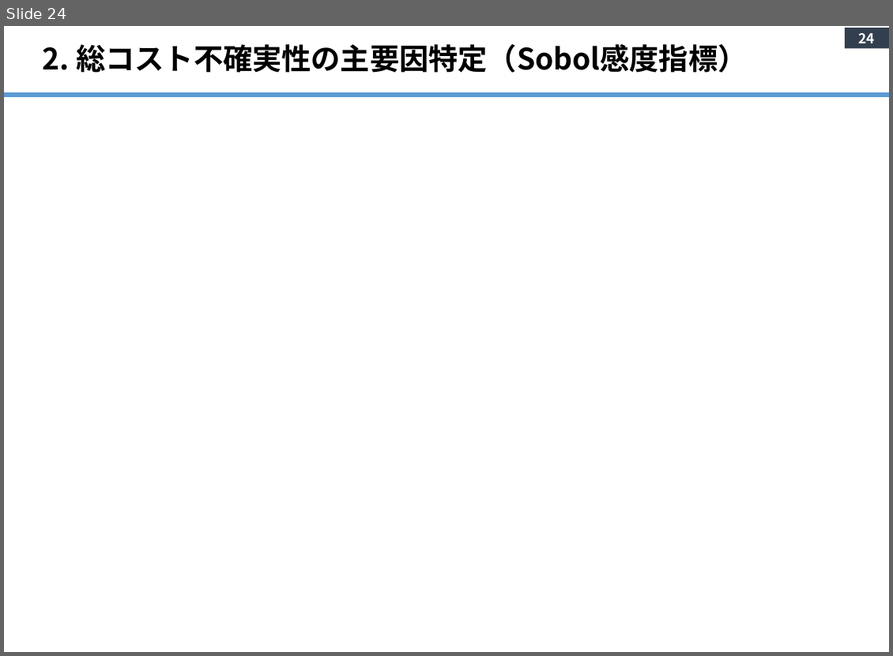
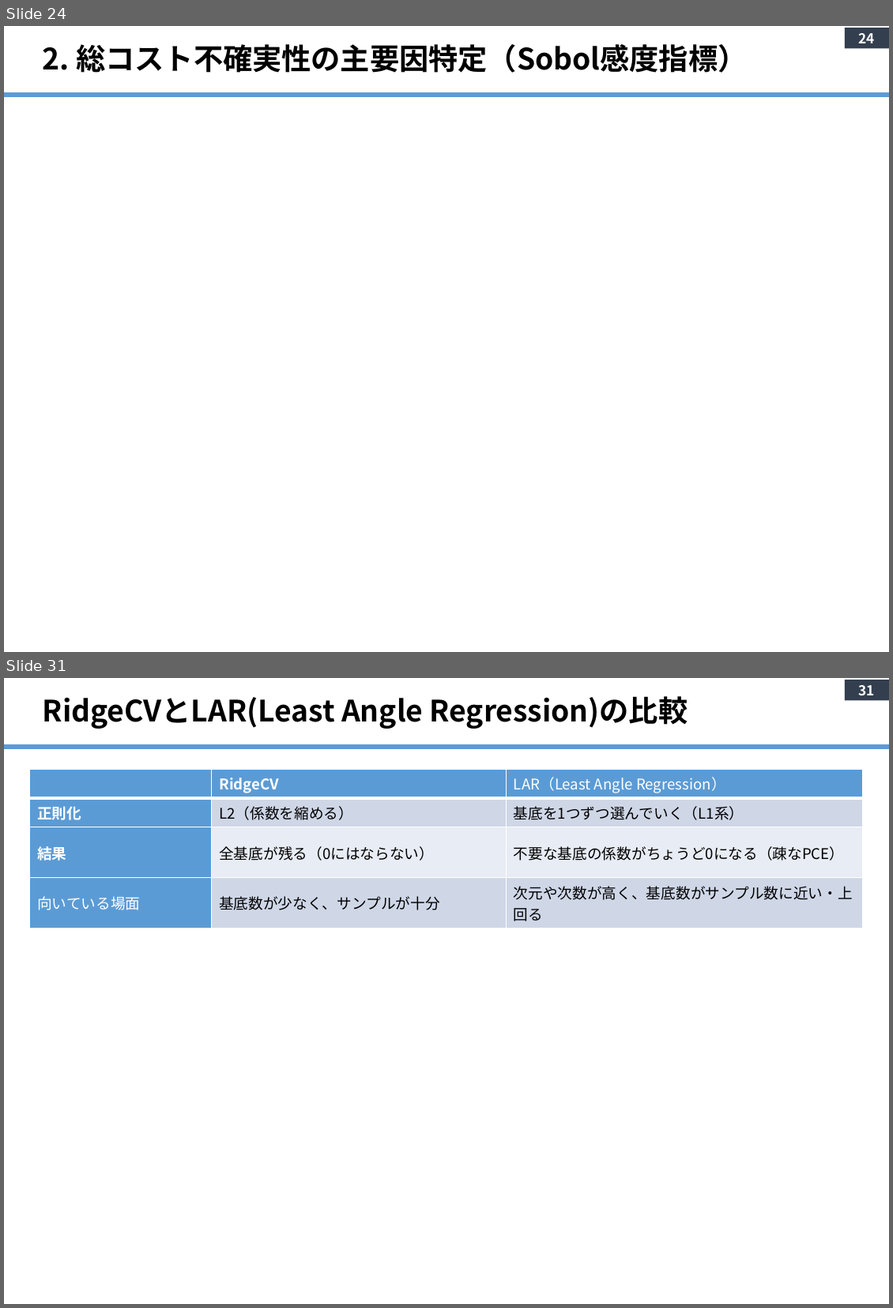
Before and after one commit to yanase1147/GSA-02, a slide deck: Study Outline.pptx. Shown one above the other, each under a label of ours: slide 24 before the commit, slides 24 and 31 after it; the slides between them are not shown. The pictures are 893x656 and 893x1308 pixels, drawn with LibreOffice and Linux fonts; fonts in the diff are those of the drawing; grey boxes stand for pictures. Boxes give left, top, right and bottom in pixels: in the first picture for what was removed or moved away, otherwise in the second. Text is boxed around its words. In the diff, an @@ line names an element or a change of style, - is before the commit and + after.

```diff
--- a/Study Outline.pptx
+++ b/Study Outline.pptx
@@ slide 31 added at box(4, 678, 889, 1304), background #FFFFFF; not listed: 2 template elements that a slide beside it also shows @@
@@ title added at box(43, 696, 688, 729), 28 pt, text #000000, bold @@
+RidgeCVとLAR(Least Angle Regression)の比較
@@ table added at box(30, 769, 863, 936), 4 rows, 3 columns @@
+ | RidgeCV | LAR（Least Angle Regression）
+正則化 | L2（係数を縮める） | 基底を1つずつ選んでいく（L1系）
+結果 | 全基底が残る（0にはならない） | 不要な基底の係数がちょうど0になる（疎なPCE）
+向いている場面 | 基底数が少なく、サンプルが十分 | 次元や次数が高く、基底数がサンプル数に近い・上回る
```
Also in this commit, not shown: 22 slides changed, 5 other slides added, 4 slides removed, 7 other files.
